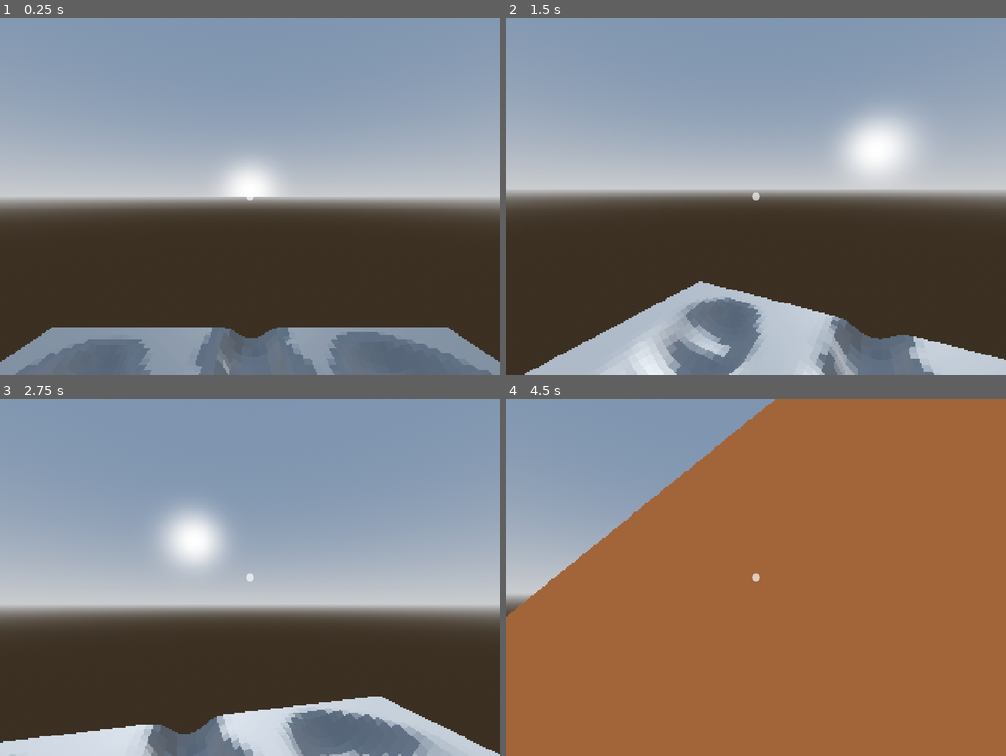
Above: before the commit, frames 1-4 (two rows, left to right).
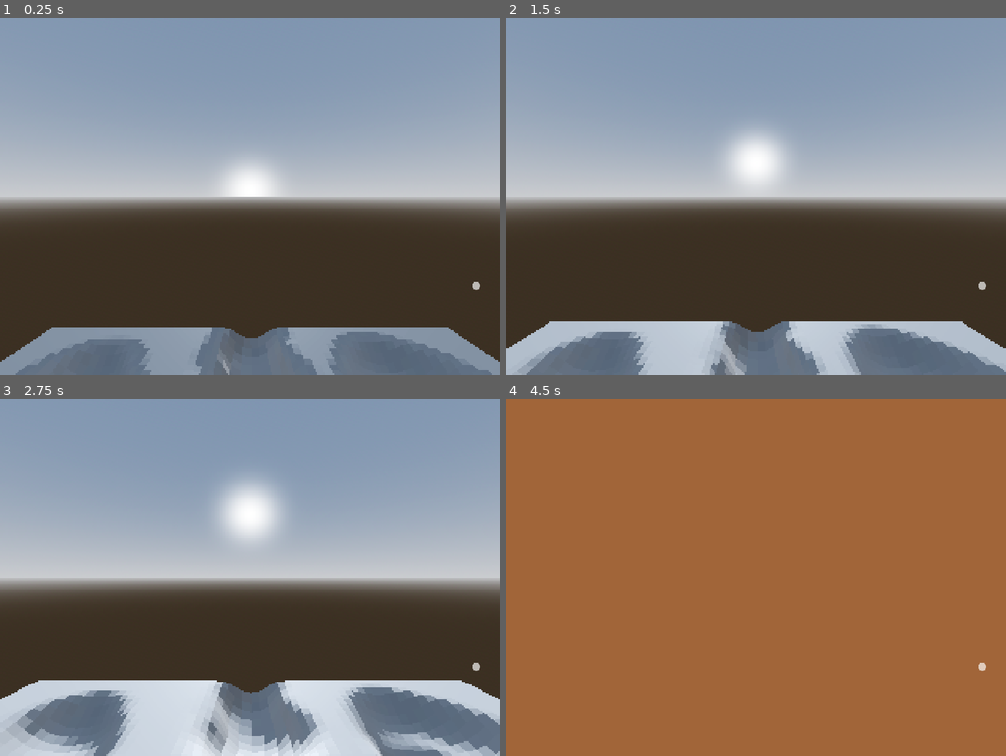
Above: after the commit, the same moments.

Repository: Octoan1/Respawn-Game-Jam-2025
Game: Godot game, scene res://scenes/main.tscn
Two runs of this game, one before a commit and one after it. Both use one fixed random seed, a clock stepped at 60 frames per second and the inputs below.
Inputs (mouse positions are in pixels of both pictures, inside the frame that each line leads up to):
- Up to frame 1 (0.25 s): no input
- Up to frame 2 (1.5 s): tap Enter at 0.5 s; move the mouse to (781, 196) at 0.52 s; hold W (move_forward) from 0.53 s (still down); click (781, 196) at 0.6 s; tap Space (jump) at 0.77 s; move the mouse to (731, 196) at 1.27 s; click (731, 196) at 1.35 s
- Up to frame 3 (2.75 s): keep holding W (move_forward); tap Space (jump) at 1.52 s; move the mouse to (260, 570) at 2.02 s; click (260, 570) at 2.1 s
- Up to frame 4 (4.5 s): keep holding W (move_forward); move the mouse to (751, 584) at 2.77 s; click (751, 584) at 2.85 s; tap Space (jump) at 3.02, 3.77 s; move the mouse to (791, 581) at 3.52 s; click (791, 581) at 3.6 s; move the mouse to (716, 573) at 4.27 s; click (716, 573) at 4.35 s

The runs differ from the first frame. In frame 1, less than 0.1% of the frame differs, in the area x 49-96%, y 50-77%; in frame 2, 23%; in frame 3, 34%, in the area x 0-100%, y 21-100%; in frame 4, 17%.

Commit message:
commit 1

Diff:
--- a/scenes/main.tscn
+++ b/scenes/main.tscn
@@ -1,13 +1,14 @@
-[gd_scene load_steps=16 format=3 uid="uid://b8k07vwbcoo4v"]
+[gd_scene load_steps=17 format=3 uid="uid://b8k07vwbcoo4v"]
 
 [ext_resource type="PackedScene" uid="uid://blehgd713ihr" path="res://scenes/player/player.tscn" id="1_o5qli"]
 [ext_resource type="Script" uid="uid://rp88fv7e3vcy" path="res://scripts/sun.gd" id="1_tbgi4"]
-[ext_resource type="PackedScene" uid="uid://dahvt5a4dd1gh" path="res://scenes/floor.tscn" id="3_tipki"]
-[ext_resource type="PackedScene" uid="uid://la87aneavtp7" path="res://scenes/box_test.tscn" id="4_tipki"]
+[ext_resource type="PackedScene" path="res://scenes/floor.tscn" id="3_tipki"]
+[ext_resource type="PackedScene" path="res://scenes/box_test.tscn" id="4_tipki"]
 [ext_resource type="PackedScene" uid="uid://i8p0bkkwa0ot" path="res://scenes/environment/props/obelisk.tscn" id="5_tefeu"]
 [ext_resource type="Texture2D" uid="uid://btf5arbs8djy5" path="res://assets/crosshair.svg" id="6_o6xl0"]
-[ext_resource type="PackedScene" uid="uid://udesrlmps4m4" path="res://scenes/environment/props/map.tscn" id="6_tipki"]
-[ext_resource type="PackedScene" uid="uid://dhgqqndd5ch5s" path="res://scenes/pyramid.tscn" id="7_tipki"]
+[ext_resource type="PackedScene" path="res://scenes/environment/props/map.tscn" id="6_tipki"]
+[ext_resource type="PackedScene" path="res://scenes/pyramid.tscn" id="7_tipki"]
+[ext_resource type="Script" path="res://scenes/reset_manager.gd" id="8_85g3d"]
 
 [sub_resource type="GDScript" id="GDScript_tbgi4"]
 resource_name = "GlobalInputs"
@@ -134,18 +135,31 @@
 grow_vertical = 2
 mouse_filter = 1
 
-[node name="TextureRect" type="TextureRect" parent="UI/Crosshair"]
+[node name="ResetManager" type="Node" parent="UI/Crosshair"]
+script = ExtResource("8_85g3d")
+player_path = NodePath("../../../Objects/PlayerPostProcess/PostProcessViewport/Player")
+
+[node name="CanvasLayer" type="CanvasLayer" parent="UI/Crosshair/ResetManager"]
+
+[node name="FadeOverlay" type="ColorRect" parent="UI/Crosshair/ResetManager/CanvasLayer"]
+modulate = Color(1, 1, 1, 0)
+anchors_preset = -1
+anchor_bottom = 0.053000003
+offset_right = 1930.0
+offset_bottom = 1035.76
+color = Color(0, 0, 0, 1)
+
+[node name="TextureRect" type="TextureRect" parent="UI/Crosshair/ResetManager/CanvasLayer"]
 self_modulate = Color(1, 1, 1, 0.6666667)
-layout_mode = 1
 anchors_preset = 8
 anchor_left = 0.5
 anchor_top = 0.5
 anchor_right = 0.5
 anchor_bottom = 0.5
-offset_left = -8.0
-offset_top = -8.0
-offset_right = 8.0
-offset_bottom = 8.0
+offset_left = 448.0
+offset_top = 172.0
+offset_right = 464.0
+offset_bottom = 188.0
 grow_horizontal = 2
 grow_vertical = 2
 texture = ExtResource("6_o6xl0")
